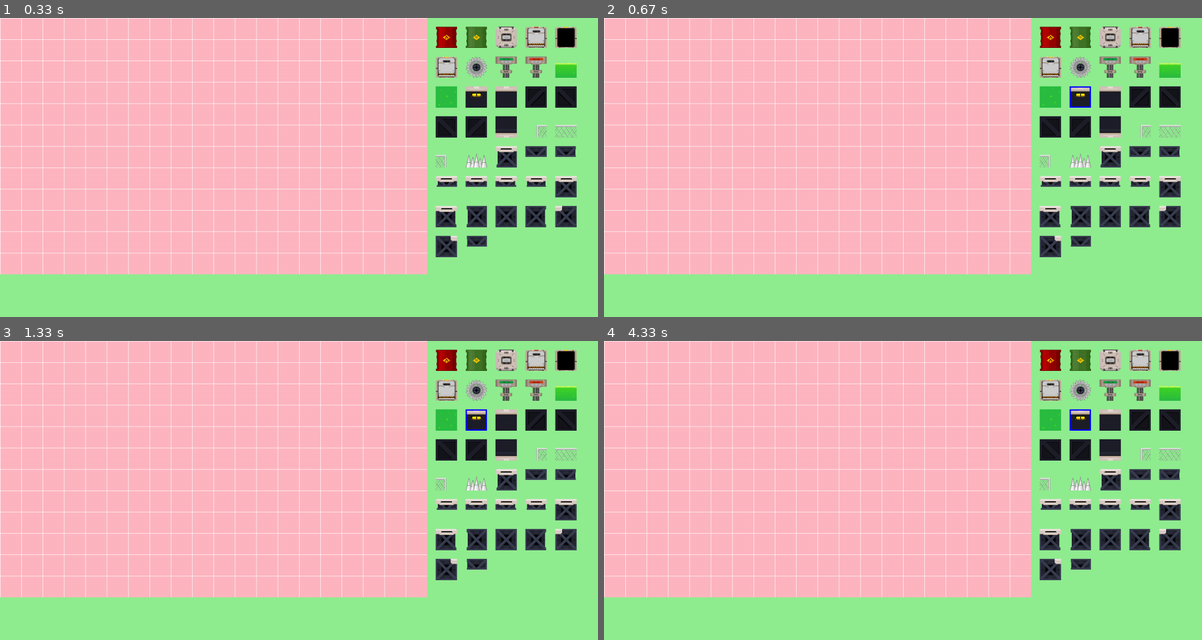
Above: before the commit, frames 1-4 (two rows, left to right).
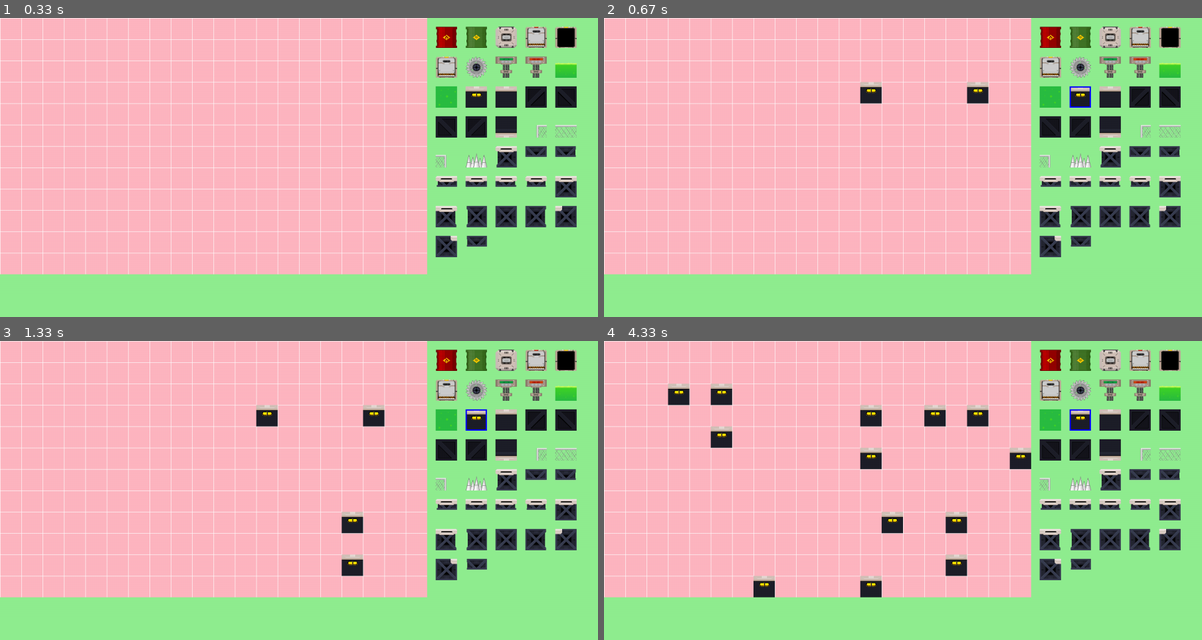
Above: after the commit, the same moments.

Repository: msa-sadeghi/pygame_yekshanbe_19
Game: pygame game, started from level_editor.py
Two runs of this game, one before a commit and one after it. Both use one fixed random seed, a clock stepped at 60 frames per second and the inputs below.
Inputs (mouse positions are in pixels of both pictures, inside the frame that each line leads up to):
- Up to frame 1 (0.33 s): no input
- Up to frame 2 (0.67 s): press the mouse at (1082, 95) at 0.37 s; move the mouse to (980, 89) at 0.47 s; release the mouse at (879, 86) at 0.6 s
- Up to frame 3 (1.33 s): click (358, 511) at 0.72 s; click (352, 565) at 1.05 s
- Up to frame 4 (4.33 s): click (1028, 451) at 1.38 s; click (675, 394) at 1.72 s; click (711, 433) at 2.05 s; click (723, 400) at 2.38 s; click (771, 586) at 2.72 s; click (932, 421) at 3.05 s; click (861, 586) at 3.38 s; click (897, 532) at 3.72 s; click (867, 463) at 4.05 s

Frame 1 is identical in both runs. In frame 2, 0.5% of the frame differs, in the area x 42-65%, y 21-29%; in frame 3, 1.1%; in frame 4, 3.4%, in the area x 10-72%, y 14-86%.

Commit message:
tile map added

Diff:
--- a/level_editor.py
+++ b/level_editor.py
@@ -65,6 +65,16 @@
 current_btn_number = 0
 clicked_or_not =  False
 clock = pygame.time.Clock()
+
+tile_map = []
+for i in range(ROWS):
+    r  = [-1] * COLS
+    tile_map.append(r)
+def show_tiles():
+    for i in range(len(tile_map)):
+        for j in range(len(tile_map[i])):
+            if tile_map[i][j] != -1:
+                screen.blit(buttons_list[tile_map[i][j]].image, (j * TILE_SIZE, i * TILE_SIZE))
 running = True
 while running:
     for event in pygame.event.get():
@@ -81,5 +91,13 @@
             clicked_or_not = True
     if clicked_or_not:
         pygame.draw.rect(screen, "blue", buttons_list[current_btn_number].rect, 3)
+
+    mouse_pos = pygame.mouse.get_pos()
+    c = mouse_pos[0] // TILE_SIZE
+    r = mouse_pos[1] // TILE_SIZE
+    if mouse_pos[0] < WIDTH and mouse_pos[1] < HEIGHT:
+        if pygame.mouse.get_pressed()[0]:
+            tile_map[r][c] = current_btn_number
+    show_tiles()
     pygame.display.update()
     clock.tick(FPS)
